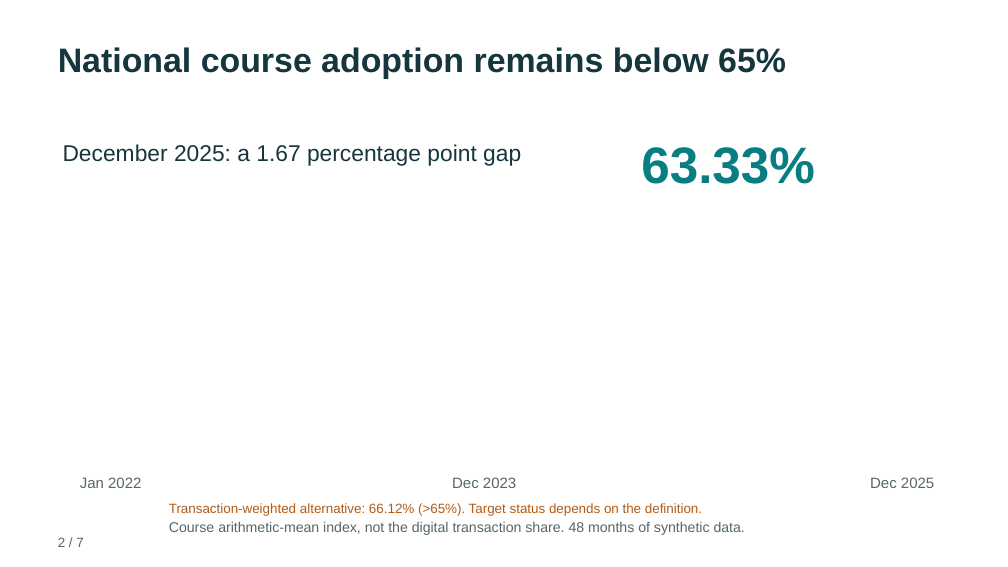
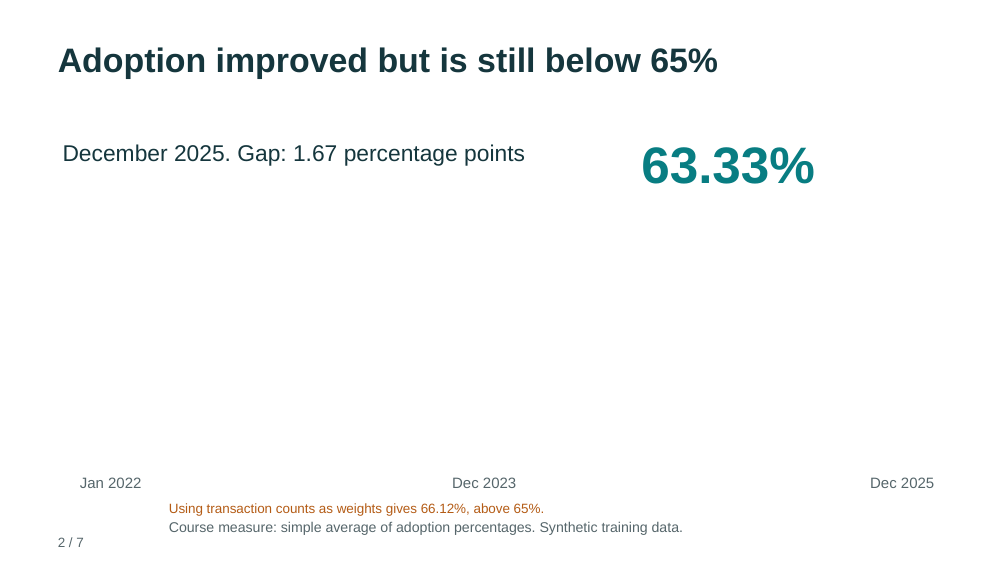
Before and after one commit to c3bod/sdaia-storytelling-tayseer-capstone, a slide deck: slide 2 of deliverables/Tayseer_Executive_Story_Final.pptx. Drawn at 1008x567 pixels with LibreOffice and Linux fonts; fonts in the diff are those of the drawing. Boxes give left, top, right and bottom in pixels: in the first picture for what was removed or moved away, otherwise in the second. Text is boxed around its words. In the diff, an @@ line names an element or a change of style, - is before the commit and + after.

```diff
--- a/deliverables/Tayseer_Executive_Story_Final.pptx
+++ b/deliverables/Tayseer_Executive_Story_Final.pptx
@@ text at bbox=[58, 47, 718, 79]: text changed @@
-National course adoption remains below 65%
+Adoption improved but is still below 65%
@@ text at bbox=[63, 144, 525, 166]: text changed @@
-December 2025: a 1.67 percentage point gap
+December 2025. Gap: 1.67 percentage points
@@ text at bbox=[169, 503, 545, 516]: text changed @@
-Transaction-weighted alternative: 66.12% (>65%). Target status depends on the definition.
+Using transaction counts as weights gives 66.12%, above 65%.
@@ text at bbox=[169, 521, 683, 535]: text changed @@
-Course arithmetic-mean index, not the digital transaction share. 48 months of synthetic data.
+Course measure: simple average of adoption percentages. Synthetic training data.
```
Also in this commit, not shown: 6 other slides changed, 2 other files.
